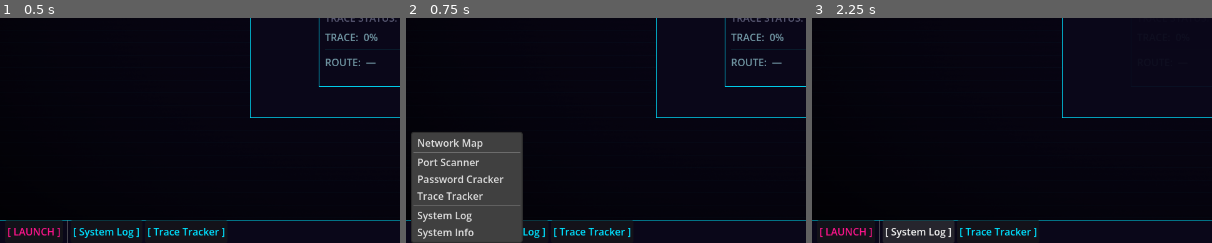
Above: before the commit, frames 1-3 (left to right).
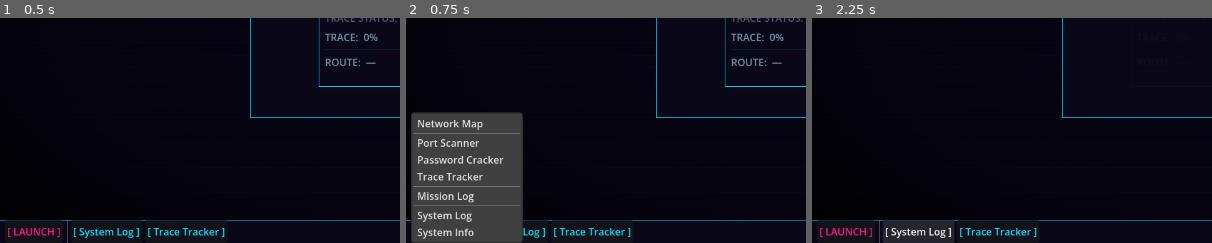
Above: after the commit, the same moments.

Repository: Sub-Xaero/Delta-Terminal-v2
Game: Godot game, scene res://scenes/desktop/desktop.tscn
The game is run twice, just before and just after one commit, with the same random seed, the same clock (stepped at 60 frames per second) and the same inputs.
Inputs:
- Up to frame 1 (0.5 s): no input
- Up to frame 2 (0.75 s): click "[ LAUNCH ]" at 0.5 s
- Up to frame 3 (2.25 s): click "[ LAUNCH ]" at 1.25 s; click "[ System Log ]" at 2 s
The pictures show only the part of the screen within x 0-50%, y 50-100%; the shares and areas given below are measured in that part.

Frame 1 is identical in both runs. In frame 2, 4.5% of the frame differs, in the area x 1-30%, y 41-83%; in frame 3, nothing differs.

Commit message:
Add data-driven mission system (#5)
- scripts/data/objective_data.gd — ObjectiveData resource (type enum:
  CONNECT_TO, CRACK_NODE, STEAL_FILE, SCAN_NODE, DISCONNECT)
- scripts/data/mission_data.gd — MissionData resource (id, title,
  description, reward_credits, objectives: Array[ObjectiveData])
- scripts/autoloads/mission_manager.gd — loads *.tres from data/missions/
  at startup, deep-duplicates on accept, tracks objectives via EventBus
  (network_connected → CONNECT_TO, tool_task_completed → CRACK_NODE),
  awards credits and emits mission_completed when all objectives done
- data/missions/first_contact.tres — sample mission: connect to ISP,
  crack university server, reward 500 credits
- scenes/tools/mission_log.tscn / mission_log.gd — tool window showing
  active missions with objective status and available missions with
  Accept button; refreshes on mission_accepted/completed/objective signals
- Registered MissionManager autoload in project.godot
- Added Mission Log to desktop right-click context menu

Diff:
--- /dev/null
+++ b/data/missions/first_contact.tres
@@ -0,0 +1,26 @@
+[gd_resource load_steps=5 format=3]
+
+[ext_resource type="Script" path="res://scripts/data/mission_data.gd" id="1_md"]
+[ext_resource type="Script" path="res://scripts/data/objective_data.gd" id="2_od"]
+
+[sub_resource type="Resource" id="Obj_1"]
+script = ExtResource("2_od")
+description = "Connect to Sentinel ISP"
+type = 0
+target = "isp_01"
+completed = false
+
+[sub_resource type="Resource" id="Obj_2"]
+script = ExtResource("2_od")
+description = "Crack NeoTech University server"
+type = 1
+target = "univ_01"
+completed = false
+
+[resource]
+script = ExtResource("1_md")
+id = "first_contact"
+title = "First Contact"
+description = "Route through the ISP and compromise an academic server to establish your reputation on the network."
+reward_credits = 500
+objectives = [SubResource("Obj_1"), SubResource("Obj_2")]
--- a/project.godot
+++ b/project.godot
@@ -20,6 +20,7 @@
 EventBus="*res://scripts/autoloads/event_bus.gd"
 GameManager="*res://scripts/autoloads/game_manager.gd"
 NetworkSim="*res://scripts/autoloads/network_sim.gd"
+MissionManager="*res://scripts/autoloads/mission_manager.gd"
 
 [physics]
 
--- a/scenes/desktop/desktop.gd
+++ b/scenes/desktop/desktop.gd
@@ -8,6 +8,7 @@
 const PasswordCrackerScene := preload("res://scenes/tools/password_cracker.tscn")
 const PortScannerScene     := preload("res://scenes/tools/port_scanner.tscn")
 const TraceTrackerScene    := preload("res://scenes/tools/trace_tracker.tscn")
+const MissionLogScene      := preload("res://scenes/tools/mission_log.tscn")
 
 @onready var window_manager: WindowManager = $WindowLayer
 @onready var context_menu: PopupMenu = $ContextMenu
@@ -29,6 +30,8 @@
 	context_menu.add_item("Port Scanner", 5)
 	context_menu.add_item("Password Cracker", 1)
 	context_menu.add_item("Trace Tracker", 2)
+	context_menu.add_separator()
+	context_menu.add_item("Mission Log", 6)
 	context_menu.add_separator()
 	context_menu.add_item("System Log", 3)
 	context_menu.add_item("System Info", 4)
@@ -59,6 +62,8 @@
 			window_manager.spawn_tool_window(SystemLogScene, "System Log")
 		5:
 			window_manager.spawn_tool_window(PortScannerScene, "Port Scanner")
+		6:
+			window_manager.spawn_tool_window(MissionLogScene, "Mission Log")
 		4:
 			var handle: String = GameManager.player_data.get("handle", "ghost")
 			EventBus.log_message.emit(
--- /dev/null
+++ b/scenes/tools/mission_log.gd
@@ -0,0 +1,115 @@
+class_name MissionLog
+extends ToolWindow
+## Mission list UI. Shows active missions with objective status and
+## available missions with an Accept button.
+
+# ── Node refs ──────────────────────────────────────────────────────────────────
+@onready var active_list:  VBoxContainer = $ContentArea/Margin/VBox/ActiveScroll/ActiveList
+@onready var avail_list:   VBoxContainer = $ContentArea/Margin/VBox/AvailScroll/AvailList
+@onready var empty_active: Label         = $ContentArea/Margin/VBox/ActiveScroll/ActiveList/EmptyActive
+@onready var empty_avail:  Label         = $ContentArea/Margin/VBox/AvailScroll/AvailList/EmptyAvail
+
+
+func _ready() -> void:
+	super._ready()
+	EventBus.mission_accepted.connect(func(_id: String) -> void: _refresh())
+	EventBus.mission_completed.connect(func(_id: String) -> void: _refresh())
+	EventBus.mission_objective_completed.connect(
+		func(_id: String, _idx: int) -> void: _refresh()
+	)
+	_setup_theme()
+	_refresh()
+
+
+# ── Refresh ────────────────────────────────────────────────────────────────────
+
+func _refresh() -> void:
+	_rebuild_active()
+	_rebuild_available()
+
+
+func _rebuild_active() -> void:
+	for child in active_list.get_children():
+		if child != empty_active:
+			child.queue_free()
+
+	var missions: Dictionary = MissionManager.active_missions
+	empty_active.visible = missions.is_empty()
+
+	for mission_id: String in missions:
+		_add_active_entry(missions[mission_id])
+
+
+func _rebuild_available() -> void:
+	for child in avail_list.get_children():
+		if child != empty_avail:
+			child.queue_free()
+
+	var available := MissionManager.available_missions
+	var has_any := false
+	for mission_id: String in available:
+		if not MissionManager.active_missions.has(mission_id) \
+				and not GameManager.completed_missions.has(mission_id):
+			_add_available_entry(available[mission_id])
+			has_any = true
+
+	empty_avail.visible = not has_any
+
+
+# ── Entry builders ─────────────────────────────────────────────────────────────
+
+func _add_active_entry(mission: MissionData) -> void:
+	var title := _make_label("▶  " + mission.title, Color(0.0, 0.88, 1.0))
+	active_list.add_child(title)
+
+	for obj: ObjectiveData in mission.objectives:
+		var prefix := "  [x]  " if obj.completed else "  [ ]  "
+		var color  := Color(0.0, 0.88, 1.0) if obj.completed else Color(0.75, 0.92, 1.0)
+		active_list.add_child(_make_label(prefix + obj.description, color))
+
+	active_list.add_child(
+		_make_label("  Reward: %d credits" % mission.reward_credits, Color(1.0, 0.75, 0.0))
+	)
+	active_list.add_child(HSeparator.new())
+
+
+func _add_available_entry(mission: MissionData) -> void:
+	var row := HBoxContainer.new()
+	row.theme_override_constants_set = false
+
+	var info := VBoxContainer.new()
+	info.size_flags_horizontal = Control.SIZE_EXPAND_FILL
+	info.add_child(_make_label(mission.title, Color(0.75, 0.92, 1.0)))
+	var desc := _make_label(mission.description, Color(0.45, 0.6, 0.65))
+	desc.autowrap_mode = TextServer.AUTOWRAP_WORD_SMART
+	desc.size_flags_horizontal = Control.SIZE_EXPAND_FILL
+	info.add_child(desc)
+	info.add_child(_make_label("+%d credits" % mission.reward_credits, Color(1.0, 0.75, 0.0)))
+	row.add_child(info)
+
+	var btn := Button.new()
+	btn.text = "ACCEPT"
+	btn.add_theme_color_override("font_color", Color(0.0, 0.88, 1.0))
+	btn.pressed.connect(func() -> void: MissionManager.accept_mission(mission.id))
+	row.add_child(btn)
+
+	avail_list.add_child(row)
+	avail_list.add_child(HSeparator.new())
+
+
+# ── Helpers ────────────────────────────────────────────────────────────────────
+
+func _make_label(text: String, color: Color) -> Label:
+	var lbl := Label.new()
+	lbl.text = text
+	lbl.add_theme_color_override("font_color", color)
+	lbl.size_flags_horizontal = Control.SIZE_EXPAND_FILL
+	return lbl
+
+
+func _setup_theme() -> void:
+	var header_color := Color(0.45, 0.6, 0.65)
+	($ContentArea/Margin/VBox/ActiveHeader as Label).add_theme_color_override("font_color", header_color)
+	($ContentArea/Margin/VBox/AvailHeader  as Label).add_theme_color_override("font_color", header_color)
+	empty_active.add_theme_color_override("font_color", header_color)
+	empty_avail.add_theme_color_override("font_color", header_color)
--- /dev/null
+++ b/scenes/tools/mission_log.tscn
@@ -0,0 +1,53 @@
+[gd_scene load_steps=3 format=3]
+
+[ext_resource type="PackedScene" uid="uid://ctwabcdef01234" path="res://scenes/desktop/tool_window.tscn" id="1_tw"]
+[ext_resource type="Script" path="res://scenes/tools/mission_log.gd" id="2_ml"]
+
+[node name="MissionLog" instance=ExtResource("1_tw")]
+custom_minimum_size = Vector2(440, 340)
+script = ExtResource("2_ml")
+
+[node name="Margin" type="MarginContainer" parent="ContentArea"]
+layout_mode = 1
+anchor_right = 1.0
+anchor_bottom = 1.0
+theme_override_constants/margin_left = 10
+theme_override_constants/margin_top = 8
+theme_override_constants/margin_right = 10
+theme_override_constants/margin_bottom = 10
+
+[node name="VBox" type="VBoxContainer" parent="ContentArea/Margin"]
+layout_mode = 2
+theme_override_constants/separation = 6
+
+[node name="ActiveHeader" type="Label" parent="ContentArea/Margin/VBox"]
+text = "ACTIVE MISSIONS"
+
+[node name="ActiveScroll" type="ScrollContainer" parent="ContentArea/Margin/VBox"]
+layout_mode = 2
+size_flags_vertical = 3
+
+[node name="ActiveList" type="VBoxContainer" parent="ContentArea/Margin/VBox/ActiveScroll"]
+layout_mode = 2
+size_flags_horizontal = 3
+theme_override_constants/separation = 4
+
+[node name="EmptyActive" type="Label" parent="ContentArea/Margin/VBox/ActiveScroll/ActiveList"]
+text = "No active missions."
+
+[node name="Sep" type="HSeparator" parent="ContentArea/Margin/VBox"]
+
+[node name="AvailHeader" type="Label" parent="ContentArea/Margin/VBox"]
+text = "AVAILABLE"
+
+[node name="AvailScroll" type="ScrollContainer" parent="ContentArea/Margin/VBox"]
+layout_mode = 2
+custom_minimum_size = Vector2(0, 80)
+
+[node name="AvailList" type="VBoxContainer" parent="ContentArea/Margin/VBox/AvailScroll"]
+layout_mode = 2
+size_flags_horizontal = 3
+theme_override_constants/separation = 4
+
+[node name="EmptyAvail" type="Label" parent="ContentArea/Margin/VBox/AvailScroll/AvailList"]
+text = "No missions available."
--- /dev/null
+++ b/scripts/autoloads/mission_manager.gd
@@ -0,0 +1,98 @@
+extends Node
+## Loads mission definitions from data/missions/, tracks active missions,
+## and drives objective completion via EventBus signals.
+
+# All missions loaded from disk (templates — never mutated directly).
+var available_missions: Dictionary = {}  # id -> MissionData
+
+# Deep-duplicated instances currently being pursued by the player.
+var active_missions: Dictionary = {}     # id -> MissionData
+
+
+func _ready() -> void:
+	_load_missions()
+	EventBus.network_connected.connect(_on_network_connected)
+	EventBus.tool_task_completed.connect(_on_tool_task_completed)
+
+
+# ── Loading ────────────────────────────────────────────────────────────────────
+
+func _load_missions() -> void:
+	var dir := DirAccess.open("res://data/missions/")
+	if not dir:
+		push_warning("MissionManager: could not open res://data/missions/")
+		return
+	dir.list_dir_begin()
+	var file := dir.get_next()
+	while file != "":
+		if file.ends_with(".tres") or file.ends_with(".res"):
+			var mission: MissionData = load("res://data/missions/" + file)
+			if mission and not mission.id.is_empty():
+				available_missions[mission.id] = mission
+		file = dir.get_next()
+	dir.list_dir_end()
+
+
+# ── Accepting missions ─────────────────────────────────────────────────────────
+
+## Activates a mission by id. Deep-duplicates the resource so objective state
+## is isolated per run. Delegates id tracking to GameManager.
+func accept_mission(mission_id: String) -> void:
+	if not available_missions.has(mission_id):
+		push_warning("MissionManager: unknown mission id '%s'" % mission_id)
+		return
+	if active_missions.has(mission_id):
+		return
+	# Deep-duplicate so each run starts with fresh objective.completed = false
+	var mission: MissionData = available_missions[mission_id].duplicate(true)
+	active_missions[mission_id] = mission
+	GameManager.accept_mission(mission_id)
+	EventBus.log_message.emit("Mission accepted: %s" % mission.title, "info")
+
+
+# ── EventBus handlers ──────────────────────────────────────────────────────────
+
+func _on_network_connected(node_id: String) -> void:
+	_satisfy_objectives(ObjectiveData.Type.CONNECT_TO, node_id)
+
+
+func _on_tool_task_completed(tool_name: String, task_id: String, success: bool) -> void:
+	if not success:
+		return
+	if tool_name == "password_cracker":
+		_satisfy_objectives(ObjectiveData.Type.CRACK_NODE, task_id)
+
+
+# ── Objective tracking ─────────────────────────────────────────────────────────
+
+func _satisfy_objectives(type: ObjectiveData.Type, target: String) -> void:
+	for mission_id: String in active_missions:
+		var mission: MissionData = active_missions[mission_id]
+		var changed := false
+		for i: int in mission.objectives.size():
+			var obj: ObjectiveData = mission.objectives[i]
+			if not obj.completed and obj.type == type and obj.target == target:
+				obj.completed = true
+				changed = true
+				EventBus.log_message.emit(
+					"[%s] Objective complete: %s" % [mission.title, obj.description], "info"
+				)
+				EventBus.mission_objective_completed.emit(mission_id, i)
+		if changed:
+			_check_mission_completion(mission)
+
+
+func _check_mission_completion(mission: MissionData) -> void:
+	for obj: ObjectiveData in mission.objectives:
+		if not obj.completed:
+			return
+	_complete_mission(mission)
+
+
+func _complete_mission(mission: MissionData) -> void:
+	active_missions.erase(mission.id)
+	GameManager.add_credits(mission.reward_credits)
+	EventBus.mission_completed.emit(mission.id)
+	EventBus.log_message.emit(
+		"Mission complete: %s  —  +%d credits" % [mission.title, mission.reward_credits], "info"
+	)
--- /dev/null
+++ b/scripts/data/mission_data.gd
@@ -0,0 +1,9 @@
+class_name MissionData
+extends Resource
+## Describes a single mission. Loaded from data/missions/*.tres at startup.
+
+@export var id: String = ""
+@export var title: String = ""
+@export var description: String = ""
+@export var reward_credits: int = 0
+@export var objectives: Array[ObjectiveData] = []
--- /dev/null
+++ b/scripts/data/objective_data.gd
@@ -0,0 +1,18 @@
+class_name ObjectiveData
+extends Resource
+## A single mission objective. Instances are owned by a MissionData resource.
+
+enum Type {
+	CONNECT_TO,  # Connect to a specific node        (target = node_id)
+	CRACK_NODE,  # Successfully crack a node          (target = node_id)
+	STEAL_FILE,  # Download a file from a node        (target = file name) — future
+	SCAN_NODE,   # Run a port scan on a node          (target = node_id)   — future
+	DISCONNECT,  # Cleanly disconnect from a session  (target = "")        — future
+}
+
+@export var description: String = ""
+@export var type: Type = Type.CONNECT_TO
+@export var target: String = ""
+## Runtime flag — set to true when the objective is satisfied this session.
+## Not persisted; always starts false when the resource is first loaded.
+@export var completed: bool = false
